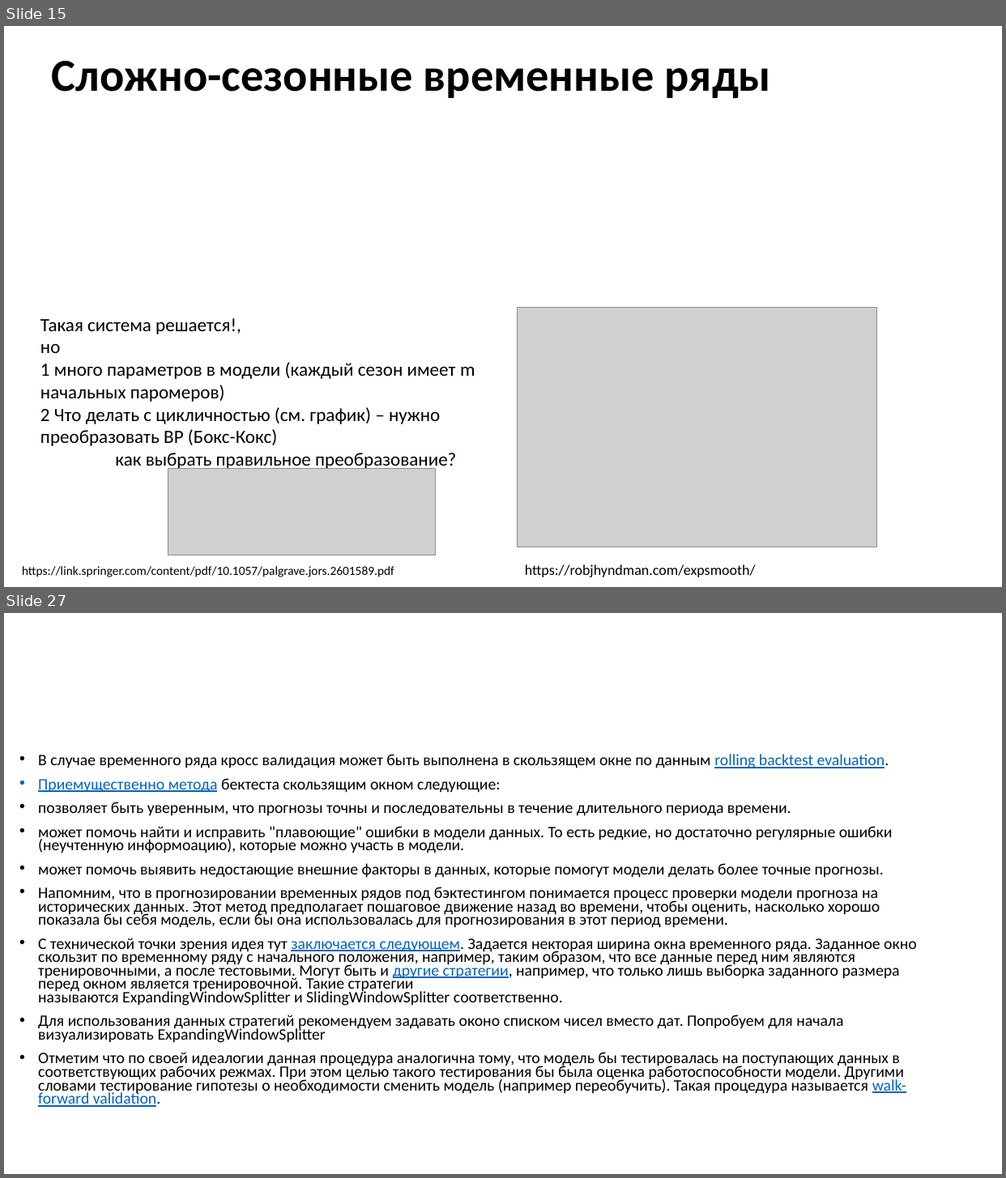
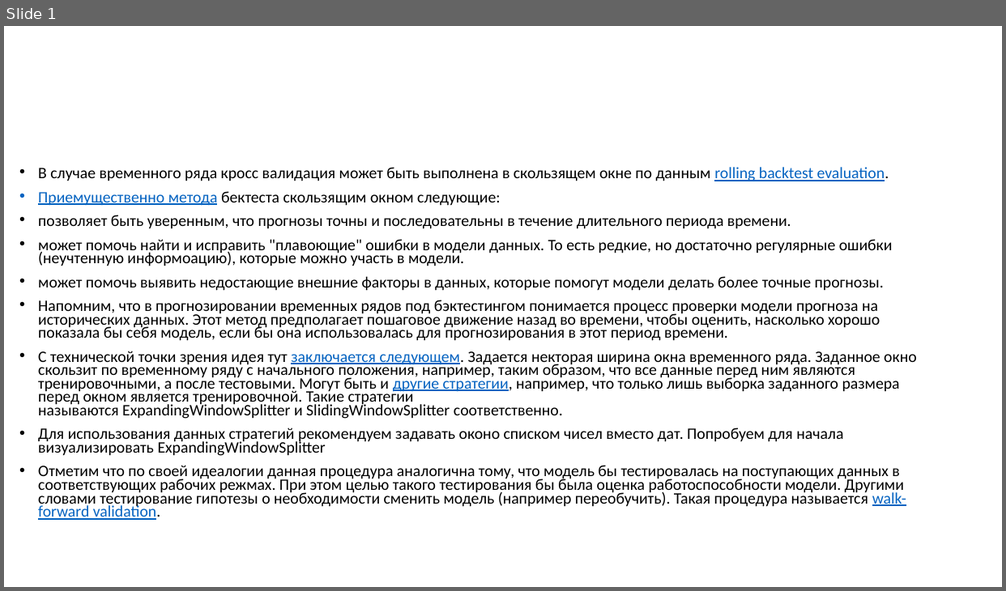
Before and after one commit to MVRonkin/TimeSeriesCourse, a slide deck: 2025/04-2 Оценка качества предсказаний ВР.pptx. Shown one above the other, each under a label of ours: slides 15 and 27 before the commit, slide 1 after it; the slides between them are not shown. The pictures are 1006x1178 and 1006x591 pixels, drawn with LibreOffice and Linux fonts; fonts in the diff are those of the drawing; grey boxes stand for pictures. Boxes give left, top, right and bottom in pixels: in the first picture for what was removed or moved away, otherwise in the second. Text is boxed around its words. In the diff, an @@ line names an element or a change of style, - is before the commit and + after.

```diff
--- a/2025/04-2 Оценка качества предсказаний ВР.pptx
+++ b/2025/04-2 Оценка качества предсказаний ВР.pptx
@@ slide 15 removed at <box>4,26,1002,587</box>, background #FFFFFF @@
@@ title removed at <box>52,61,771,98</box> @@
-Сложно-сезонные временные ряды
@@ picture removed at <box>518,308,877,547</box> @@
@@ text removed at <box>40,318,475,471</box> @@
-Такая система решается!,
-но
-1 много параметров в модели (каждый сезон имеет m начальных паромеров)
-2 Что делать с цикличностью (см. график) – нужно преобразовать ВР (Бокс-Кокс)
-как выбрать правильное преобразование?
@@ picture removed at <box>168,468,435,555</box> @@
@@ text removed at <box>22,566,394,578</box> @@
-https://link.springer.com/content/pdf/10.1057/palgrave.jors.2601589.pdf
@@ text removed at <box>525,565,756,578</box> @@
-https://robjhyndman.com/expsmooth/
@@ what was slide 27 is now slide 1 @@
```
Also in this commit, not shown: 1 slide added, 25 other slides removed.
